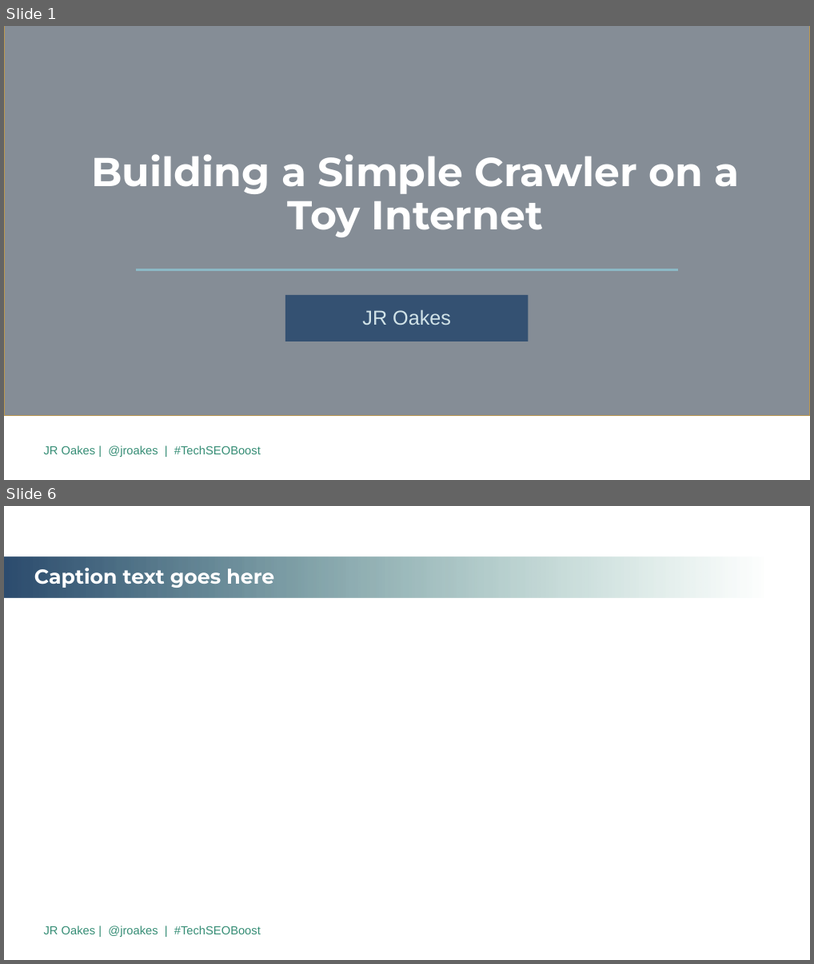
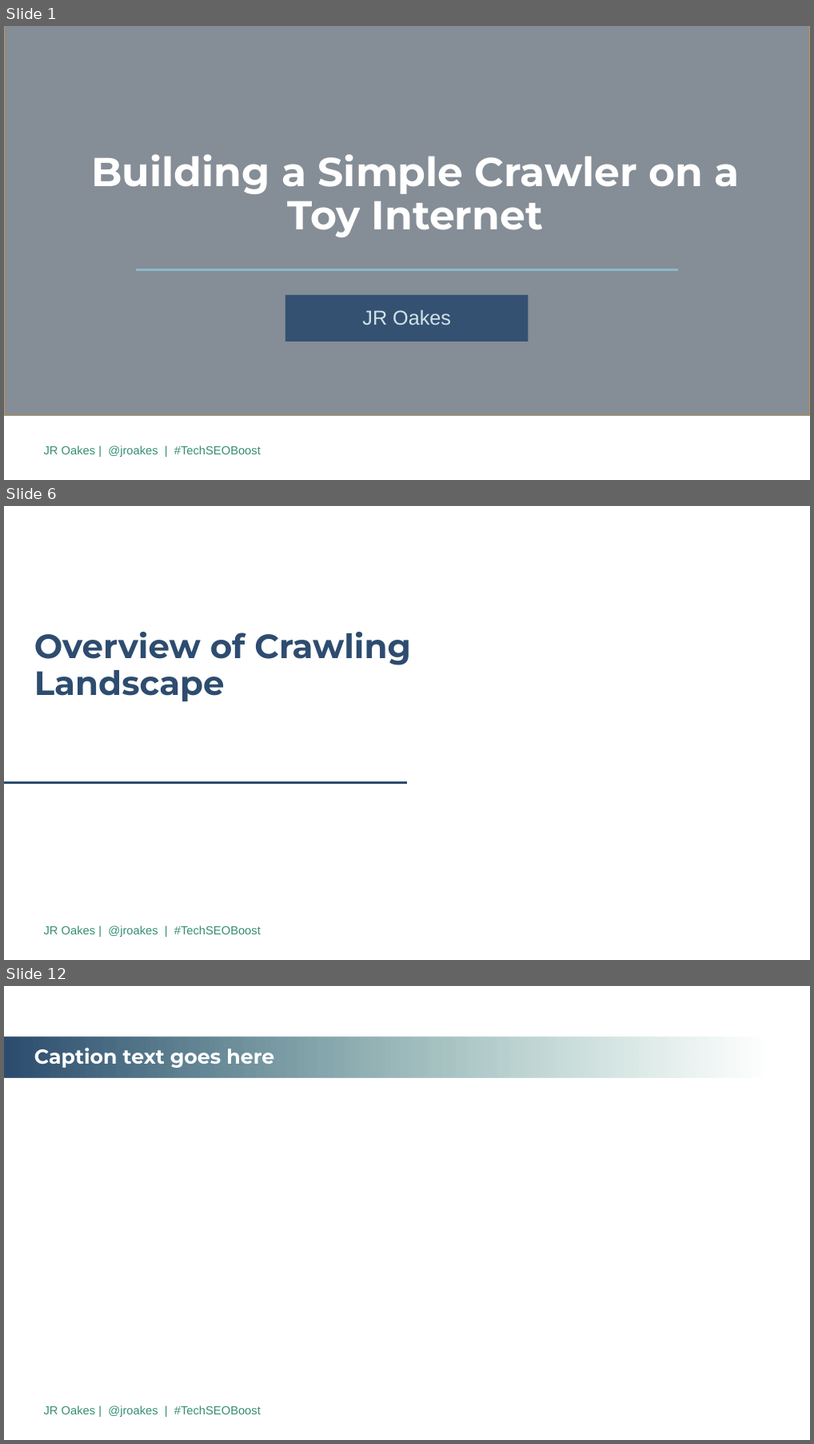
Before and after one commit to jroakes/tech-seo-crawler, a slide deck: etc/2019 TechSEO Boost PPT Template.revJR.pptx. Shown one above the other, each under a label of ours: slides 1 and 6 before the commit, slides 1, 6 and 12 after it; the slides between them are not shown. The pictures are 814x964 and 814x1444 pixels, drawn with LibreOffice and Linux fonts; fonts in the diff are those of the drawing; background and template pictures are left out. Boxes give left, top, right and bottom in pixels: in the first picture for what was removed or moved away, otherwise in the second. Text is boxed around its words. In the diff, an @@ line names an element or a change of style, - is before the commit and + after.

```diff
--- a/etc/2019 TechSEO Boost PPT Template.revJR.pptx
+++ b/etc/2019 TechSEO Boost PPT Template.revJR.pptx
@@ slide 6 added at (4, 506, 810, 960), background #FFFFFF; not listed: 1 template element that a slide beside it also shows @@
@@ title added at (34, 632, 411, 701), 40 pt, text #2D4C6F, bold @@
+Overview of Crawling Landscape
@@ line added from (4, 783) to (407, 783), #358D75 3.25 pt @@
@@ what was slide 6 is now slide 12 @@
```
Also in this commit, not shown: 9 other slides added, 6 slides removed, 6 other files.
